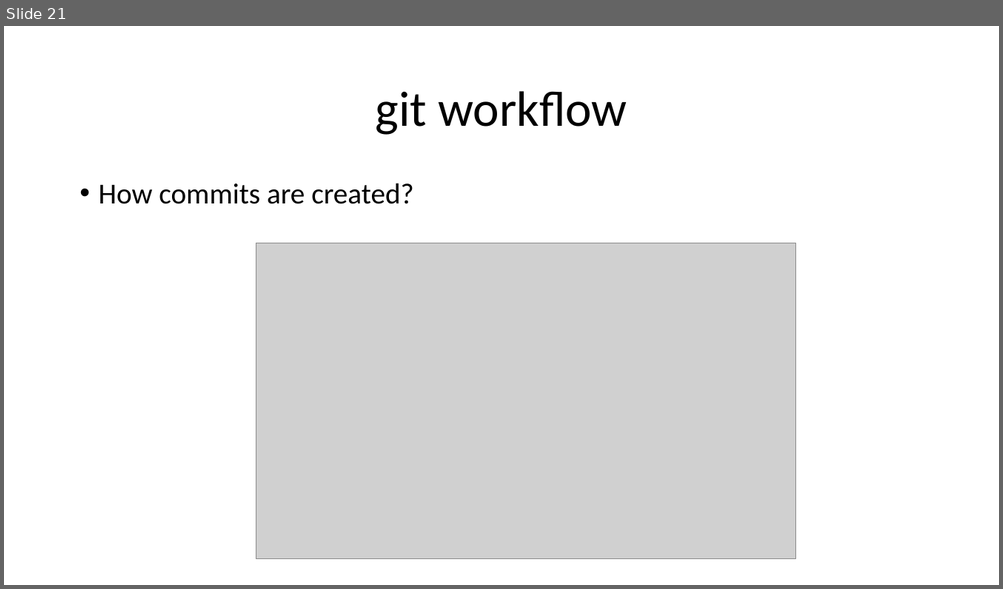
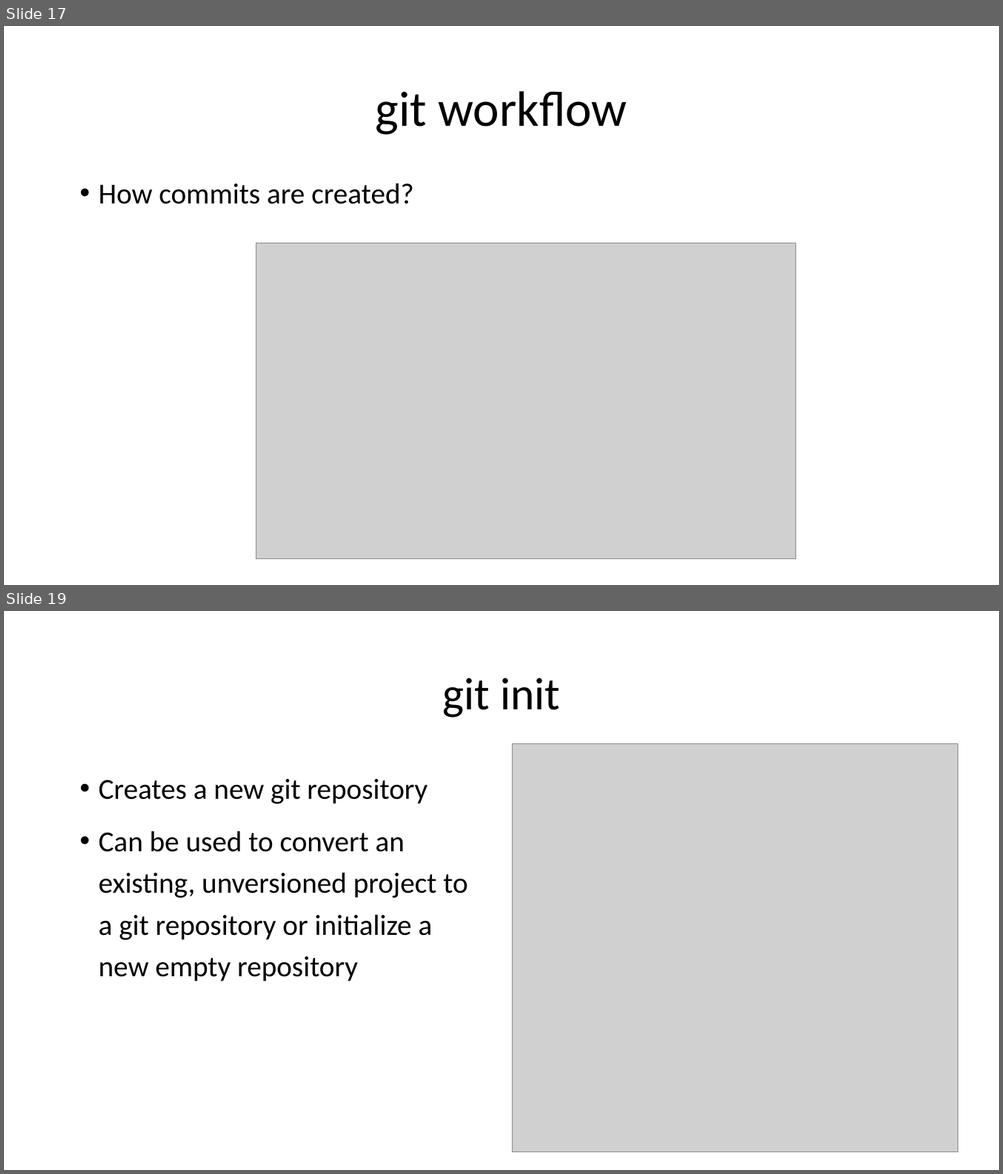
Before and after one commit to ronyelkahfi/github-presentation, a slide deck: introduce GIT.pptx. Shown one above the other, each under a label of ours: slide 21 before the commit, slides 17 and 19 after it; the slides between them are not shown. The pictures are 1003x589 and 1003x1174 pixels, drawn with LibreOffice and Linux fonts; fonts in the diff are those of the drawing; grey boxes stand for pictures. Boxes give left, top, right and bottom in pixels: in the first picture for what was removed or moved away, otherwise in the second. Text is boxed around its words. In the diff, an @@ line names an element or a change of style, - is before the commit and + after.

```diff
--- a/introduce GIT.pptx
+++ b/introduce GIT.pptx
@@ slide 19 added at (4,611,999,1170), background #FFFFFF @@
@@ title added at (442,678,560,718), 44 pt, text #000000 @@
+git init
@@ picture added at (512,743,958,1153) @@
@@ text added at (99,779,467,982), 28 pt, text #000000 @@
+• Creates a new git repository
+• Can be used to convert an existing, unversioned project to a git repository or initialize a new empty repository
@@ what was slide 21 is now slide 17 @@
```
Also in this commit, not shown: 13 slides changed, 9 other slides added, 4 slides removed.
